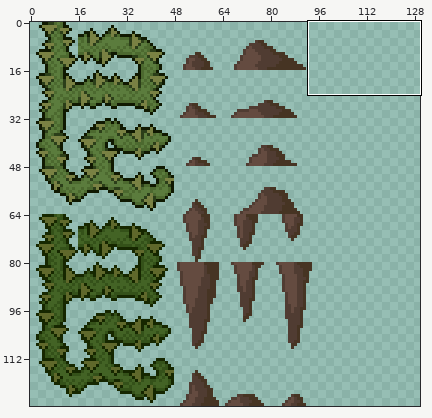
Two states of a sprite sheet, Graphics/Decals/cave_outskirts.png. The first picture is a wide view before the edit; the outline marks the close-up.
Close-up. First the earlier version:
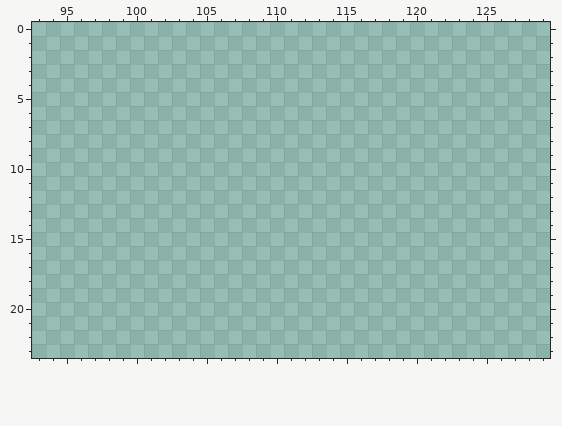
The file is 240x128 pixels. Shown: x 93..129, y 0..23. The wide view leaves out empty margins.
The same view after the edit:
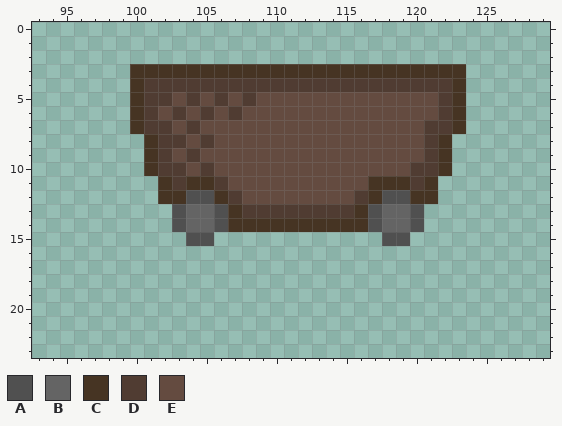
Palette (. is transparent): A #505050  B #646464  C #463423  D #503c32  E #644b40
Change:
@@ x 93..129 @@
  2 .....................................
- 3 .....................................
- 4 .....................................
- 5 .....................................
- 6 .....................................
- 7 .....................................
- 8 .....................................
- 9 .....................................
-10 .....................................
-11 .....................................
-12 .....................................
-13 .....................................
-14 .....................................
-15 .....................................
+ 3 .......CCCCCCCCCCCCCCCCCCCCCCCC......
+ 4 .......CDDDDDDDDDDDDDDDDDDDDDDC......
+ 5 .......CDDEDEDEDEEEEEEEEEEEEEDC......
+ 6 .......CDEDEDEDEEEEEEEEEEEEEEDC......
+ 7 .......CDDEDEEEEEEEEEEEEEEEEDDC......
+ 8 ........CDDEDEEEEEEEEEEEEEEEDC.......
+ 9 ........CDEDEEEEEEEEEEEEEEEEDC.......
+10 ........CDDEDEEEEEEEEEEEEEEDDC.......
+11 .........CDCCDEEEEEEEEEECCCDC........
+12 .........CCAACDEEEEEEEEDCAACC........
+13 ..........ABBACDDDDDDDDCABBA.........
+14 ..........ABBACCCCCCCCCCABBA.........
+15 ...........AA............AA..........
 16 .....................................
Changed places in both close-ups, as pixel boxes (x1, y1, x2, y2):
added: (130, 64, 466, 246)
